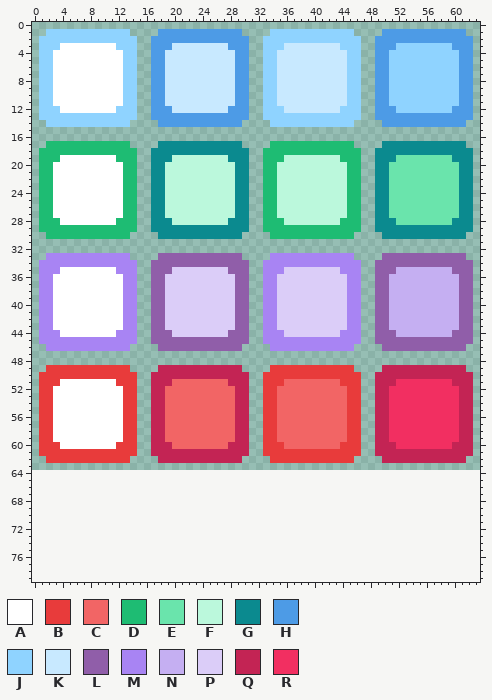
A pixel-art file gets an edit: assets/gui/box.aseprite. This is how it looked before the edit.
64x64 pixels, 1 frame. The old version is drawn lined up with the new one, on the new canvas.
Palette (. is transparent): A #ffffff  B #e83b3b  C #f26565  D #1ebc73  E #6ae4ac  F #bbf8dc  G #0b8a8f  H #4d9be6  J #8fd3ff  K #c8e9ff  L #905ea9  M #a884f3  N #c5aff2  P #dbcdf8  Q #c32454  R #f22f61
Pixels before (only the part around the change), first column x 0:
56 .BBAAAAAAAAAABB..QQCCCCCCCCCCQQ..BBCCCCCCCCCCBB..QQRRRRRRRRRRQQ.
57 .BBAAAAAAAAAABB..QQCCCCCCCCCCQQ..BBCCCCCCCCCCBB..QQRRRRRRRRRRQQ.
58 .BBAAAAAAAAAABB..QQCCCCCCCCCCQQ..BBCCCCCCCCCCBB..QQRRRRRRRRRRQQ.
59 .BBAAAAAAAAAABB..QQCCCCCCCCCCQQ..BBCCCCCCCCCCBB..QQRRRRRRRRRRQQ.
60 .BBBAAAAAAAABBB..QQQCCCCCCCCQQQ..BBBCCCCCCCCBBB..QQQRRRRRRRRQQQ.
61 .BBBBBBBBBBBBBB..QQQQQQQQQQQQQQ..BBBBBBBBBBBBBB..QQQQQQQQQQQQQQ.
62 ..BBBBBBBBBBBB....QQQQQQQQQQQQ....BBBBBBBBBBBB....QQQQQQQQQQQQ..
63 ................................................................
64 ................................................................
65 ................................................................
66 ................................................................
67 ................................................................
68 ................................................................
69 ................................................................
70 ................................................................
71 ................................................................
72 ................................................................
73 ................................................................
74 ................................................................
75 ................................................................
76 ................................................................
77 ................................................................
78 ................................................................
79 ................................................................
Once edited:
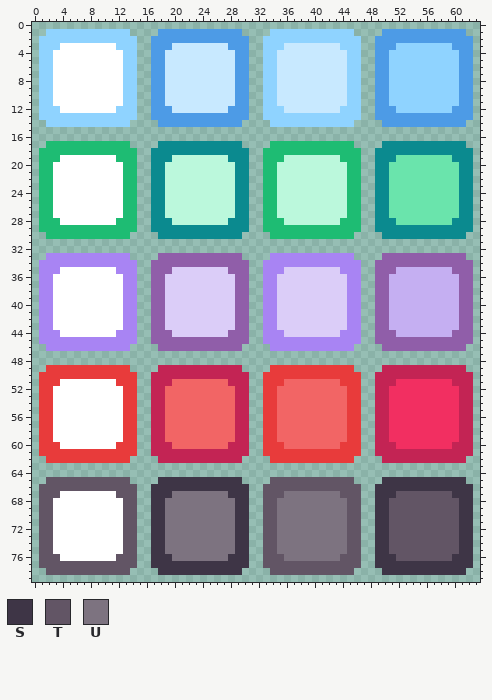
Colours new in this view: S #3e3546  T #625565  U #7d7380
Changes in this commit:
canvas 64x64 -> 64x80
Changed rows in their new state; - is an unchanged pixel.
first column x 1:
65 -TTTTTTTTTTTT----SSSSSSSSSSSS----TTTTTTTTTTTT----SSSSSSSSSSSS-
66 TTTTTTTTTTTTTT--SSSSSSSSSSSSSS--TTTTTTTTTTTTTT--SSSSSSSSSSSSSS
67 TTTAAAAAAAATTT--SSSUUUUUUUUSSS--TTTUUUUUUUUTTT--SSSTTTTTTTTSSS
68 TTAAAAAAAAAATT--SSUUUUUUUUUUSS--TTUUUUUUUUUUTT--SSTTTTTTTTTTSS
69 TTAAAAAAAAAATT--SSUUUUUUUUUUSS--TTUUUUUUUUUUTT--SSTTTTTTTTTTSS
70 TTAAAAAAAAAATT--SSUUUUUUUUUUSS--TTUUUUUUUUUUTT--SSTTTTTTTTTTSS
71 TTAAAAAAAAAATT--SSUUUUUUUUUUSS--TTUUUUUUUUUUTT--SSTTTTTTTTTTSS
72 TTAAAAAAAAAATT--SSUUUUUUUUUUSS--TTUUUUUUUUUUTT--SSTTTTTTTTTTSS
73 TTAAAAAAAAAATT--SSUUUUUUUUUUSS--TTUUUUUUUUUUTT--SSTTTTTTTTTTSS
74 TTAAAAAAAAAATT--SSUUUUUUUUUUSS--TTUUUUUUUUUUTT--SSTTTTTTTTTTSS
75 TTAAAAAAAAAATT--SSUUUUUUUUUUSS--TTUUUUUUUUUUTT--SSTTTTTTTTTTSS
76 TTTAAAAAAAATTT--SSSUUUUUUUUSSS--TTTUUUUUUUUTTT--SSSTTTTTTTTSSS
77 TTTTTTTTTTTTTT--SSSSSSSSSSSSSS--TTTTTTTTTTTTTT--SSSSSSSSSSSSSS
78 -TTTTTTTTTTTT----SSSSSSSSSSSS----TTTTTTTTTTTT----SSSSSSSSSSSS-
Where, in picture pixels (left, top, right, bottom), the same in both pictures:
added: (39, 477, 473, 575)
